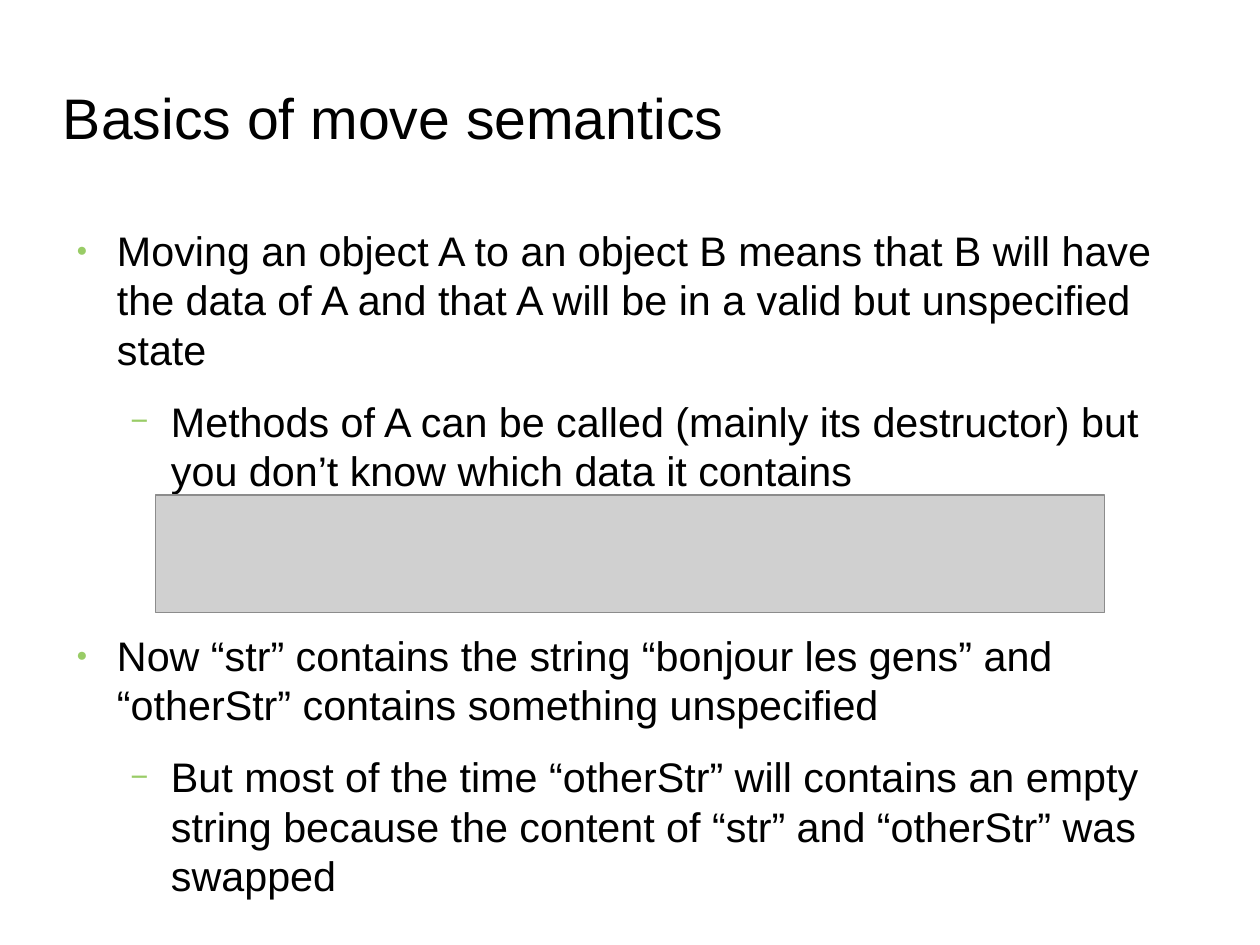
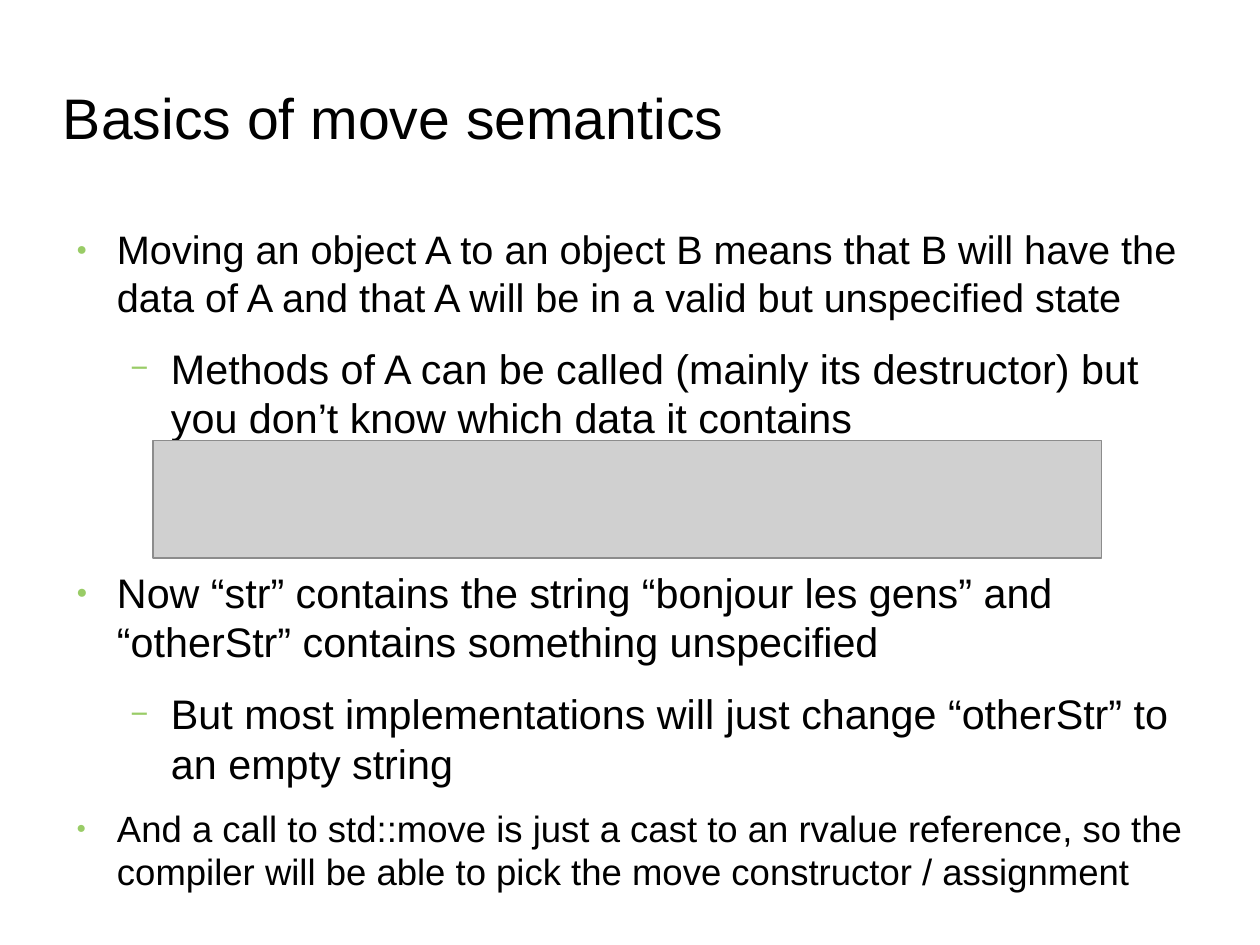
Before and after one commit to FranckRJ/CPP-trainings, a slide deck: slide 3 of traning-move.pt1.odp. Drawn at 1260x945 pixels with LibreOffice and Linux fonts; fonts in the diff are those of the drawing; grey boxes stand for pictures; background and template pictures are left out. Boxes give left, top, right and bottom in pixels: in the first picture for what was removed or moved away, otherwise in the second. Text is boxed around its words. In the diff, an @@ line names an element or a change of style, - is before the commit and + after.

Commit message:
Préparation de la partie 2 + ajout explication sur std::move en pt1.

```diff
--- a/traning-move.pt1.odp
+++ b/traning-move.pt1.odp
@@ text at [117,235,1176,319]: size 26 to 25 pt in "Moving an object A to an object ..." @@
@@ picture: place and size @@
-picture at [155,495,1105,613]
+picture at [153,441,1102,559]
@@ text "Now “str” contains the string ...": place and size @@
-text "Now “str” contains the string ..." at [117,641,1138,899]
+text "Now “str” contains the string ..." at [117,578,1182,893]
@@ text at [117,699,1182,893]: text changed; size 26 to 23 pt @@
-  − But most of the time “otherStr” will contains an empty string because the content of “str” and “otherStr” was swapped
+  − But most implementations will just change “otherStr” to an empty string
+● And a call to std::move is just a cast to an rvalue reference, so the compiler will be able to pick the move constructor / assignment
```
Also in this commit, not shown: 2 other files.
